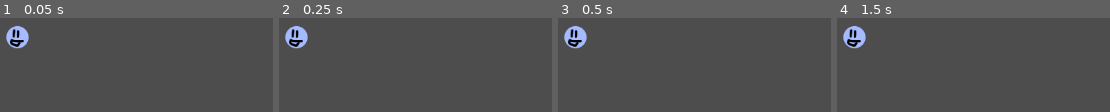
Above: before the commit, frames 1-4 (left to right).
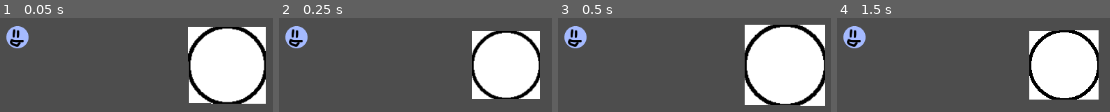
Above: after the commit, the same moments.

Repository: davifarhi/GGJ25-CrashSim-Untitled
Game: Godot game, scene res://scenes/TestPhysique.tscn
Two runs of this game, one before a commit and one after it. Both use one fixed random seed, a clock stepped at 60 frames per second and the inputs below.
Inputs:
- Up to frame 1 (0.05 s): no input
- Up to frame 2 (0.25 s): no input
- Up to frame 3 (0.5 s): no input
- Up to frame 4 (1.5 s): tap Space (Inpulse) at 0.6, 1.35 s; tap Enter at 1.25 s

The runs differ from the first frame. In frame 1, 23% of the frame differs, in the area x 68-98%, y 9-92%; in frame 2, 18%; in frame 3, 25%, in the area x 68-98%, y 6-94%; in frame 4, 19%.

Commit message:
Added physics material to round bumper and new file structure for obstacles

Diff:
--- a/ggj-crashsim-untilted/Tests/DaviTestScene.tscn
+++ /dev/null
@@ -1,70 +0,0 @@
-[gd_scene load_steps=7 format=3 uid="uid://wakg8ukvu4bk"]
-
-[ext_resource type="Script" path="res://Tests/round_bumper.gd" id="1_dc1in"]
-[ext_resource type="Texture2D" uid="uid://cjwdcf1w8f3vv" path="res://Tests/UglyCircle.png" id="1_wdq72"]
-
-[sub_resource type="Animation" id="Animation_hk4g7"]
-resource_name = "Bump"
-length = 1.15
-loop_mode = 1
-tracks/0/type = "value"
-tracks/0/imported = false
-tracks/0/enabled = true
-tracks/0/path = NodePath("RoundBumper:scale")
-tracks/0/interp = 1
-tracks/0/loop_wrap = true
-tracks/0/keys = {
-"times": PackedFloat32Array(0.0333333, 0.2, 0.366667, 0.6, 0.866667),
-"transitions": PackedFloat32Array(1, 1, 1, 1, 1),
-"update": 0,
-"values": [Vector2(1, 1), Vector2(1.3, 1.3), Vector2(0.9, 0.9), Vector2(1.7, 1.7), Vector2(1, 1)]
-}
-
-[sub_resource type="Animation" id="Animation_unhkb"]
-length = 0.001
-tracks/0/type = "value"
-tracks/0/imported = false
-tracks/0/enabled = true
-tracks/0/path = NodePath("RoundBumper:scale")
-tracks/0/interp = 1
-tracks/0/loop_wrap = true
-tracks/0/keys = {
-"times": PackedFloat32Array(0),
-"transitions": PackedFloat32Array(1),
-"update": 0,
-"values": [Vector2(1, 1)]
-}
-
-[sub_resource type="AnimationLibrary" id="AnimationLibrary_okx77"]
-_data = {
-"Bump": SubResource("Animation_hk4g7"),
-"RESET": SubResource("Animation_unhkb")
-}
-
-[sub_resource type="CircleShape2D" id="CircleShape2D_qejpg"]
-radius = 52.2398
-
-[node name="Node2D" type="Node2D"]
-
-[node name="RoundBumper" type="Node2D" parent="."]
-position = Vector2(225, 128)
-script = ExtResource("1_dc1in")
-
-[node name="AnimationPlayer" type="AnimationPlayer" parent="RoundBumper"]
-root_node = NodePath("../..")
-libraries = {
-"": SubResource("AnimationLibrary_okx77")
-}
-
-[node name="Polygon2D" type="Polygon2D" parent="RoundBumper"]
-scale = Vector2(1, 1)
-offset = Vector2(-50, -50)
-texture = ExtResource("1_wdq72")
-polygon = PackedVector2Array(0.259338, 0.646657, 0.345619, 99.525, 99.7416, 100.129, 99.7416, 0.301532)
-uv = PackedVector2Array(0.259338, 0.646657, 0.345619, 99.525, 99.7416, 100.129, 99.7416, 0.301532)
-
-[node name="Area2D" type="Area2D" parent="RoundBumper"]
-scale = Vector2(1, 1)
-
-[node name="CollisionShape2D" type="CollisionShape2D" parent="RoundBumper/Area2D"]
-shape = SubResource("CircleShape2D_qejpg")
--- a/ggj-crashsim-untilted/scenes/TestPhysique.tscn
+++ b/ggj-crashsim-untilted/scenes/TestPhysique.tscn
@@ -1,8 +1,12 @@
-[gd_scene load_steps=2 format=3 uid="uid://cc2eu2n0fag1s"]
+[gd_scene load_steps=3 format=3 uid="uid://cc2eu2n0fag1s"]
 
 [ext_resource type="PackedScene" uid="uid://b6j1f4wg7fctp" path="res://scenes/Bubble.tscn" id="1_tasia"]
+[ext_resource type="PackedScene" uid="uid://wakg8ukvu4bk" path="res://scenes/obstacles/round_bumper.tscn" id="2_pe7dj"]
 
 [node name="Node2D" type="Node2D"]
 
 [node name="Node2D" parent="." instance=ExtResource("1_tasia")]
 position = Vector2(129, 110)
+
+[node name="RoundBumper" parent="." instance=ExtResource("2_pe7dj")]
+position = Vector2(431, 150)
--- a/ggj-crashsim-untilted/Tests/round_bumper.gd
+++ b/ggj-crashsim-untilted/scenes/obstacles/round_bumper.gd
@@ -1,4 +1,4 @@
-extends Node2D
+extends StaticBody2D
 
 @onready var sprite = $AnimationPlayer
 
--- /dev/null
+++ b/ggj-crashsim-untilted/scenes/obstacles/round_bumper.tscn
@@ -0,0 +1,67 @@
+[gd_scene load_steps=8 format=3 uid="uid://wakg8ukvu4bk"]
+
+[ext_resource type="Script" path="res://scenes/obstacles/round_bumper.gd" id="1_avqpm"]
+[ext_resource type="Texture2D" uid="uid://cjwdcf1w8f3vv" path="res://assets/UglyCircle.png" id="2_qotjn"]
+
+[sub_resource type="PhysicsMaterial" id="PhysicsMaterial_kbpx3"]
+bounce = 0.85
+
+[sub_resource type="Animation" id="Animation_hk4g7"]
+resource_name = "Bump"
+length = 1.15
+tracks/0/type = "value"
+tracks/0/imported = false
+tracks/0/enabled = true
+tracks/0/path = NodePath("RoundBumper:scale")
+tracks/0/interp = 1
+tracks/0/loop_wrap = true
+tracks/0/keys = {
+"times": PackedFloat32Array(0.0333333, 0.133333, 0.433333, 0.666667, 0.866667),
+"transitions": PackedFloat32Array(1, 0.574349, 0.482968, 0.615572, 1),
+"update": 0,
+"values": [Vector2(1, 1), Vector2(1.7, 1.7), Vector2(0.9, 0.9), Vector2(1.3, 1.3), Vector2(1, 1)]
+}
+
+[sub_resource type="Animation" id="Animation_unhkb"]
+length = 0.001
+tracks/0/type = "value"
+tracks/0/imported = false
+tracks/0/enabled = true
+tracks/0/path = NodePath("RoundBumper:scale")
+tracks/0/interp = 1
+tracks/0/loop_wrap = true
+tracks/0/keys = {
+"times": PackedFloat32Array(0),
+"transitions": PackedFloat32Array(1),
+"update": 0,
+"values": [Vector2(1, 1)]
+}
+
+[sub_resource type="AnimationLibrary" id="AnimationLibrary_okx77"]
+_data = {
+"Bump": SubResource("Animation_hk4g7"),
+"RESET": SubResource("Animation_unhkb")
+}
+
+[sub_resource type="CircleShape2D" id="CircleShape2D_qejpg"]
+radius = 52.2398
+
+[node name="RoundBumper" type="StaticBody2D"]
+physics_material_override = SubResource("PhysicsMaterial_kbpx3")
+script = ExtResource("1_avqpm")
+
+[node name="AnimationPlayer" type="AnimationPlayer" parent="."]
+root_node = NodePath("../..")
+libraries = {
+"": SubResource("AnimationLibrary_okx77")
+}
+speed_scale = 1.5
+
+[node name="Polygon2D" type="Polygon2D" parent="."]
+offset = Vector2(-50, -50)
+texture = ExtResource("2_qotjn")
+polygon = PackedVector2Array(0.259338, 0.646657, 0.345619, 99.525, 99.7416, 100.129, 99.7416, 0.301532)
+uv = PackedVector2Array(0.259338, 0.646657, 0.345619, 99.525, 99.7416, 100.129, 99.7416, 0.301532)
+
+[node name="CollisionShape2D" type="CollisionShape2D" parent="."]
+shape = SubResource("CircleShape2D_qejpg")
Renamed: ggj-crashsim-untilted/Tests/UglyCircle.png -> ggj-crashsim-untilted/assets/UglyCircle.png
Not shown, changed: ggj-crashsim-untilted/assets/UglyCircle.png.import
Not shown, removed: ggj-crashsim-untilted/Tests/Dav36CD.tmp
Not shown, removed: ggj-crashsim-untilted/Tests/Dav59F6.tmp
